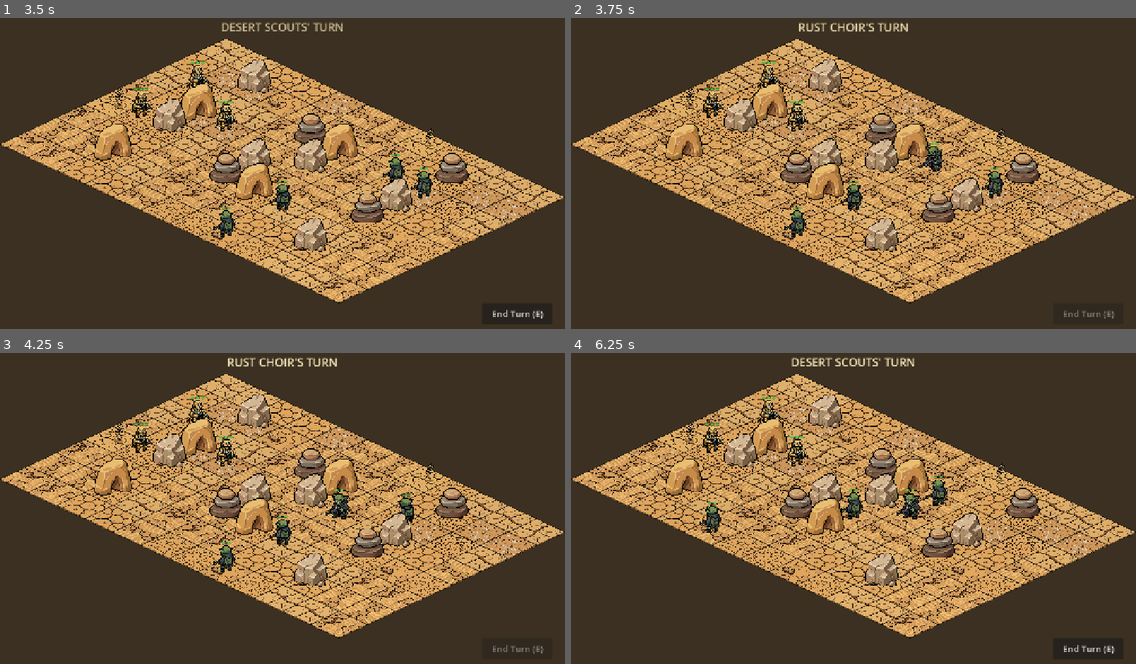
Above: before the commit, frames 1-4 (two rows, left to right).
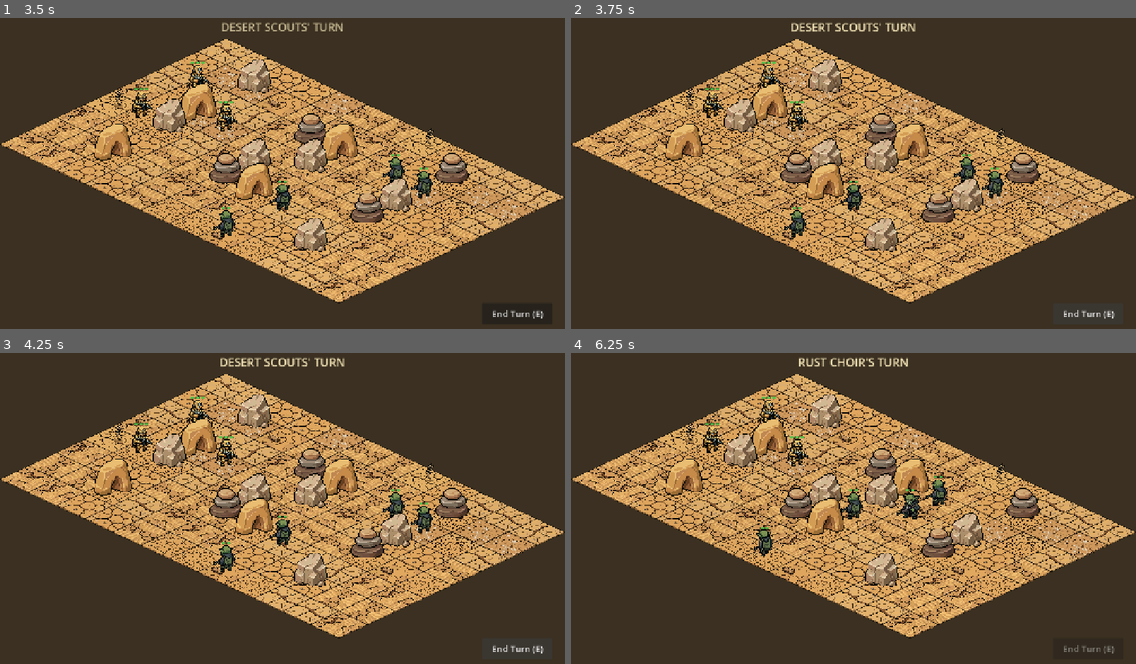
Above: after the commit, the same moments.

Repository: bfunkmcgee/ThinShot
Game: Godot game, scene res://scenes/Battle.tscn
The game is run twice, just before and just after one commit, with the same random seed, the same clock (stepped at 60 frames per second) and the same inputs.
Inputs (mouse positions are in pixels of both pictures, inside the frame that each line leads up to):
- Up to frame 1 (3.5 s): click "End Turn (E)" at 0.5 s; move the mouse to (406, 157) at 1.27 s; hold E (end_turn) 1.28-2.03 s; click (406, 157) at 1.42 s; move the mouse to (169, 192) at 2.02 s; tap E (end_turn) at 2.1 s; click (169, 192) at 2.17 s; move the mouse to (339, 105) at 2.77 s; hold E (end_turn) from 2.78 s (still down); click (339, 105) at 2.92 s
- Up to frame 2 (3.75 s): release E (end_turn) at 3.5 s; click "End Turn (E)" at 3.5 s
- Up to frame 3 (4.25 s): no input
- Up to frame 4 (6.25 s): click (1090, 648) at 4.25 s, where only the run after the commit has a clickable "End Turn (E)"; move the mouse to (825, 573) at 5.02 s; tap E (end_turn) at 5.1 s; click (825, 573) at 5.17 s; move the mouse to (1023, 558) at 5.77 s; hold E (end_turn) from 5.78 s (still down); click (1023, 558) at 5.92 s

Frame 1 is identical in both runs. In frame 2, 0.9% of the frame differs, in the area x 39-97%, y 1-97%; in frame 3, 1.3%; in frame 4, 0.9%.

Commit message:
Guard the turn handoff against end-turn mash-through
The enemy turn is several seconds long; players mash E or click while
waiting, and any press landing immediately after control returns to
the player was a legal end-turn - instantly handing the goblins what
looks like a second consecutive turn. Add a 350ms grace window after
each player turn begins during which end-turn requests are ignored,
plus a hard enemy_turn_running re-entry guard and turn-numbered
console logging so any future occurrence leaves evidence.

Co-Authored-By: Claude Fable 5 <noreply@anthropic.com>

Diff:
--- a/scripts/Battle.gd
+++ b/scripts/Battle.gd
@@ -28,9 +28,16 @@
 const AIM_TIME := 0.18  # rifle raised before the shot
 const LOWER_TIME := 0.12  # rifle held after the shot
 
+# Ignore end-turn requests this soon after control returns to the player -
+# they are almost always leftover E-mashing/clicking from the enemy turn.
+const END_TURN_GRACE_MS := 350
+
 var state := State.PLAYER_TURN
 var selected: Unit = null
 var hover_cell := Board.NO_CELL
+var turn_number := 1
+var enemy_turn_running := false
+var player_turn_ready_msec := 0
 
 @onready var board: Board = $Board
 @onready var entities_node: Node2D = $Entities
@@ -62,6 +69,8 @@
 	end_turn_button.pressed.connect(end_player_turn)
 	restart_button.pressed.connect(_on_restart)
 	show_banner("DESERT SCOUTS' TURN")
+	player_turn_ready_msec = Time.get_ticks_msec()
+	print("[ThinShot] player turn 1 begins")
 
 
 func _validate_spawns() -> void:
@@ -259,22 +268,30 @@
 # --- Turn flow ---------------------------------------------------------------
 
 func end_player_turn() -> void:
-	if state != State.PLAYER_TURN:
-		return
+	if state != State.PLAYER_TURN or enemy_turn_running:
+		return
+	if Time.get_ticks_msec() - player_turn_ready_msec < END_TURN_GRACE_MS:
+		return
+	enemy_turn_running = true
 	deselect()
 	state = State.ENEMY_TURN
+	print("[ThinShot] enemy turn %d begins" % turn_number)
 	show_banner("RUST CHOIR'S TURN")
 	end_turn_button.disabled = true
 	await run_enemy_turn()
+	enemy_turn_running = false
 	if state == State.GAME_OVER:
 		return
 	# Reset both teams: scouts for the new player turn, goblins so they don't
 	# sit dimmed through it looking like they already acted.
 	for unit in living_units(Unit.TEAM_SCOUT) + living_units(Unit.TEAM_GOBLIN):
 		unit.start_turn()
+	turn_number += 1
+	print("[ThinShot] player turn %d begins" % turn_number)
 	end_turn_button.disabled = false
 	show_banner("DESERT SCOUTS' TURN")
 	state = State.PLAYER_TURN
+	player_turn_ready_msec = Time.get_ticks_msec()
 
 
 func run_enemy_turn() -> void:
